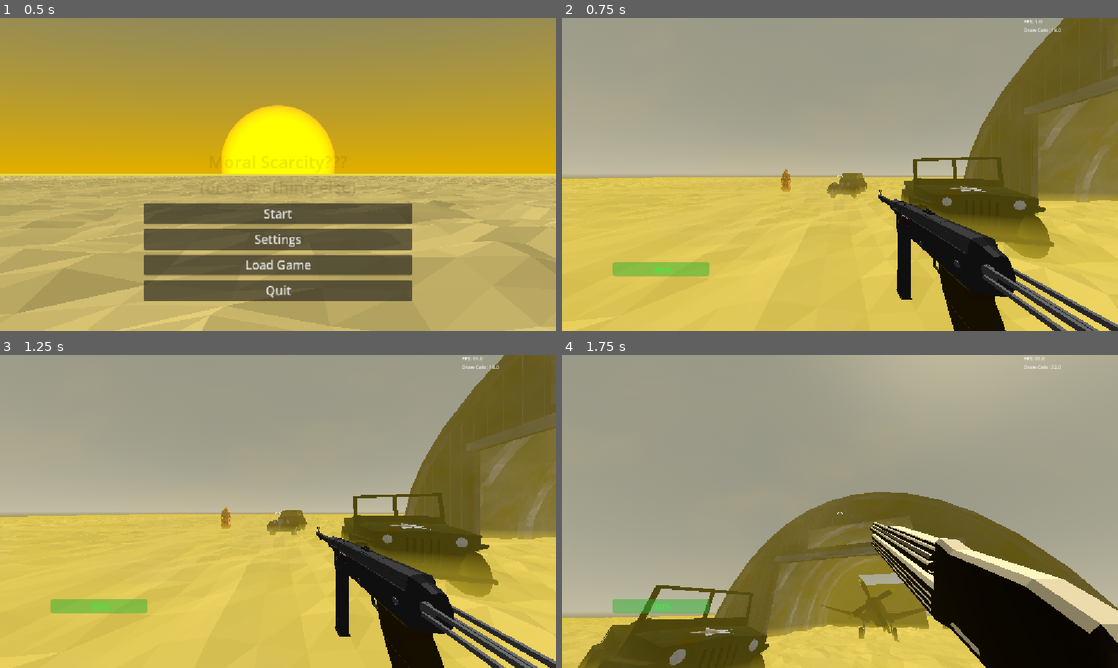
Above: before the commit, frames 1-4 (two rows, left to right).
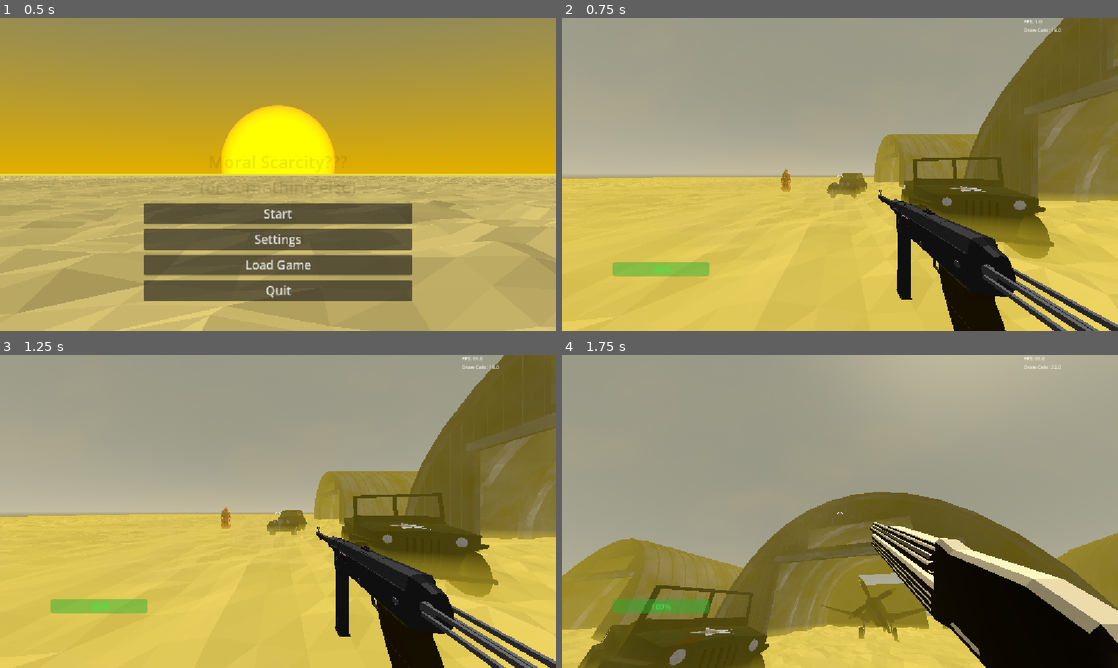
Above: after the commit, the same moments.

Repository: dinazaber/Desolate-Delivery
Game: Godot game, scene res://Scenes/MainMenu.tscn
Same seed, same stepped clock (60 frames per second), same inputs: the game is played once before the commit and once after it.
Inputs (mouse positions are in pixels of both pictures, inside the frame that each line leads up to):
- Up to frame 1 (0.5 s): no input
- Up to frame 2 (0.75 s): click "Start" at 0.5 s
- Up to frame 3 (1.25 s): no input
- Up to frame 4 (1.75 s): tap Enter at 1.25 s; move the mouse to (962, 495) at 1.27 s; tap 1 (1) at 1.35 s; click (962, 495) at 1.42 s; tap 2 (2) at 1.55 s

Frame 1 is identical in both runs. In frame 2, 2.3% of the frame differs, in the area x 56-75%, y 37-55%; in frame 3, 2.3%; in frame 4, 7.9%, in the area x 0-100%, y 56-92%.

Commit message:
New color palette
Color palette changed a little

Diff:
--- a/Scenes/test.tscn
+++ b/Scenes/test.tscn
@@ -103,6 +103,13 @@
 [sub_resource type="BoxShape3D" id="BoxShape3D_qpfo2"]
 size = Vector3(4.298645, 3.5697021, 2.6156006)
 
+[sub_resource type="MultiMesh" id="MultiMesh_7nf3m"]
+transform_format = 1
+instance_count = 3
+visible_instance_count = 3
+mesh = ExtResource("11_qpfo2")
+buffer = PackedFloat32Array(-3.059797e-07, 0, -7, -2.5953841, 0, 7, 0, 0.049293876, 7, 0, -3.059797e-07, 10.839995, -3.059797e-07, 0, -7, -23.358984, 0, 7, 0, 0.049293876, 7, 0, -3.059797e-07, 10.839995, -3.059797e-07, 0, -7, 18.010592, 0, 7, 0, 0.049293876, 7, 0, -3.059797e-07, 10.839995)
+
 [node name="Node" type="Node" unique_id=310413080]
 script = ExtResource("1_yb21e")
 
@@ -175,11 +182,6 @@
 
 [node name="Hangars" type="StaticBody3D" parent="." unique_id=642156433]
 
-[node name="Hangar1" type="MeshInstance3D" parent="Hangars" unique_id=242541542]
-transform = Transform3D(-3.059797e-07, 0, -7, 0, 7, 0, 7, 0, -3.059797e-07, -2.5953841, 0.049293876, 10.839995)
-mesh = ExtResource("11_qpfo2")
-skeleton = NodePath("../..")
-
 [node name="Plane" type="MeshInstance3D" parent="Hangars" unique_id=2135900176]
 transform = Transform3D(-3.4969112e-08, 0, -0.79999995, 0, 0.8, 0, 0.8, 0, -3.496911e-08, -2.6077056, 1.3059026, 10.445118)
 mesh = ExtResource("3_i3aeo")
@@ -199,6 +201,14 @@
 transform = Transform3D(1, 0, 0, 0, 1, 0, 0, 0, 1, -0.09384155, 1.2848511, -0.12237549)
 shape = SubResource("BoxShape3D_qpfo2")
 
+[node name="MetaMultimeshInstance3D" type="MultiMeshInstance3D" parent="Hangars" unique_id=254532433]
+multimesh = SubResource("MultiMesh_7nf3m")
+script = ExtResource("8_2cgwh")
+go_explode = null
+shape_type = 0
+go_make_colliders = null
+metadata/_custom_type_script = "uid://cfwmt6vc7y70h"
+
 [node name="Enemy" parent="." unique_id=546459934 instance=ExtResource("12_yb21e")]
 transform = Transform3D(-0.32304215, 0, 0.9463846, 0, 1, 0, -0.9463846, 0, -0.32304215, 8.692926, 0.9878535, -7.377297)
 collision_mask = 1
Binary file changed: assets/Textures/Colors.png
Not shown, changed: media/CollorPallete.pixil
